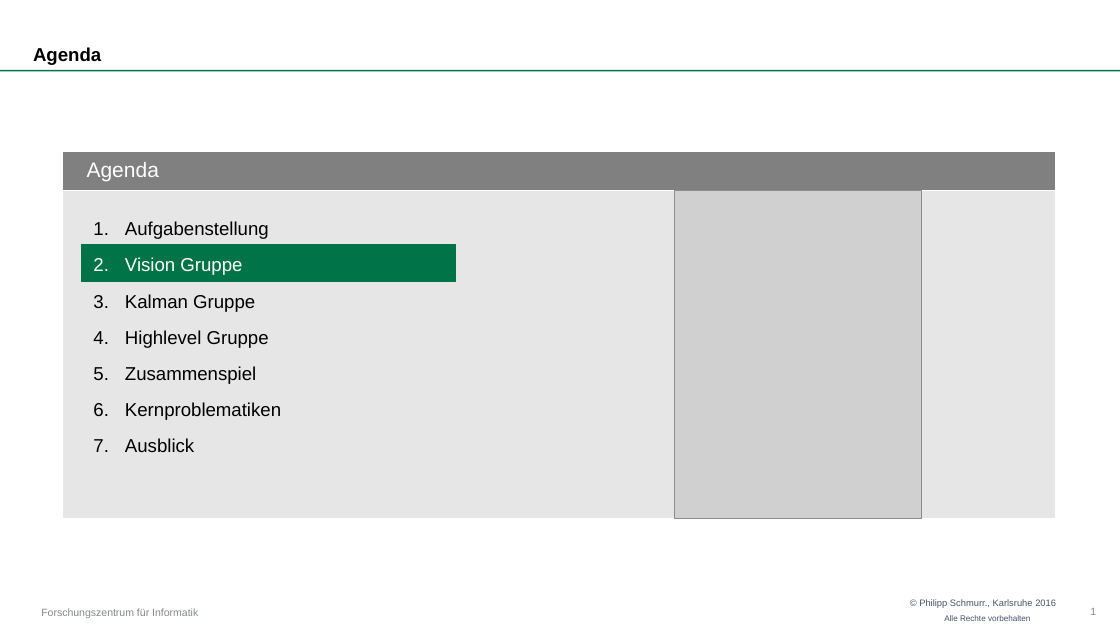
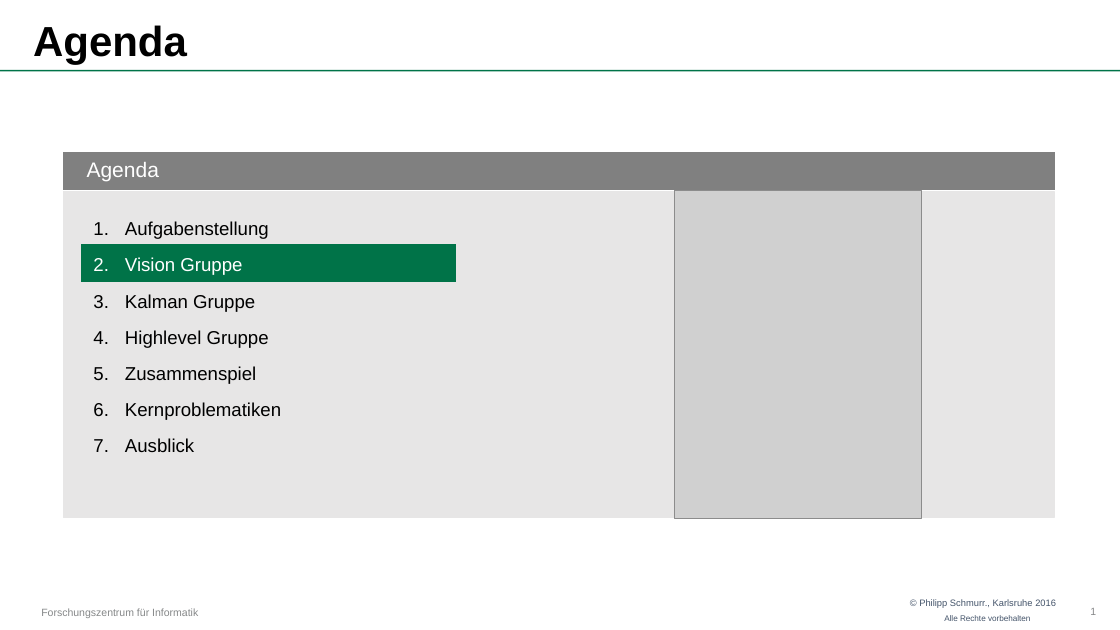
Before and after one commit to OtonoKakuei/robprak1516-documentation, a slide deck: slide 1 of robprak1516-presentation-vision.pptx. Drawn at 1120x630 pixels with LibreOffice and Linux fonts; fonts in the diff are those of the drawing; grey boxes stand for pictures; background and template pictures are left out. Boxes give left, top, right and bottom in pixels: in the first picture for what was removed or moved away, otherwise in the second. Text is boxed around its words. In the diff, an @@ line names an element or a change of style, - is before the commit and + after.

```diff
--- a/robprak1516-presentation-vision.pptx
+++ b/robprak1516-presentation-vision.pptx
@@ title "Agenda" at <box>33,25,187,64</box>: size 16 to 36 pt @@
```
Also in this commit, not shown: 11 slides added, 1 slide removed.
